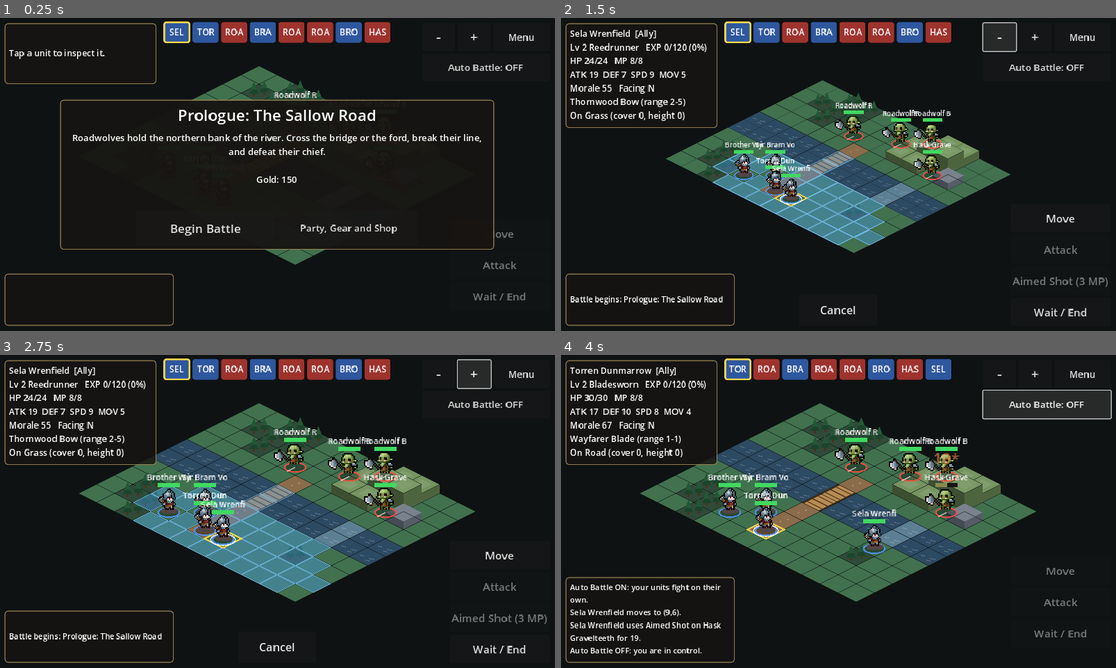
Above: before the commit, frames 1-4 (two rows, left to right).
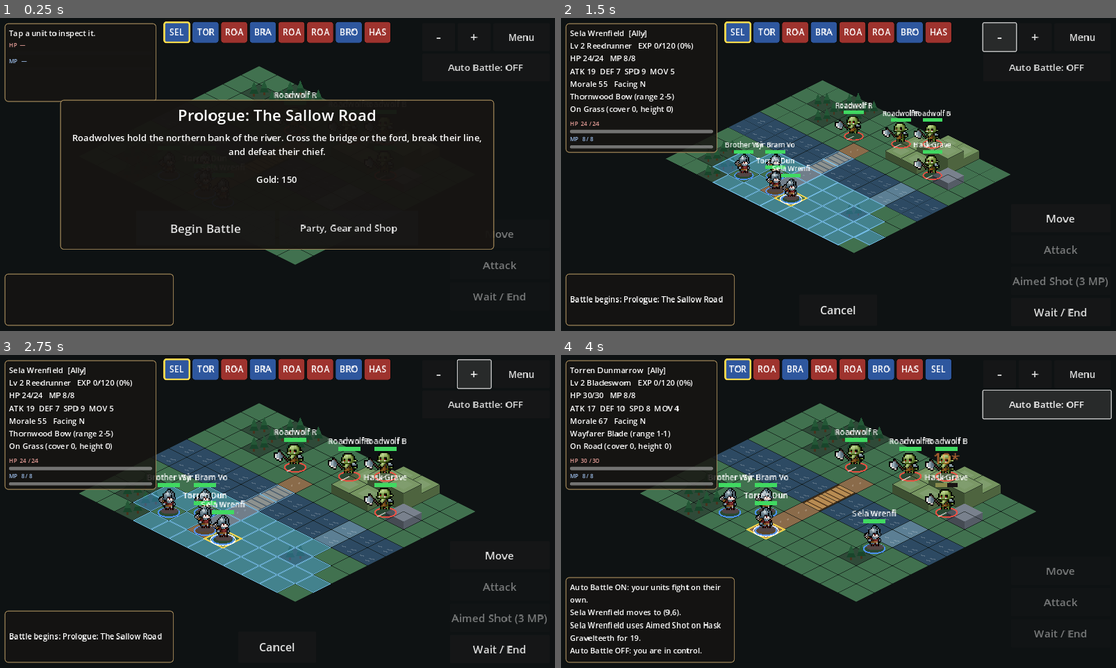
Above: after the commit, the same moments.

Repository: ninjun42215-gif/KindleWake
Game: Godot game, scene res://Main.tscn
Two runs of this game, one before a commit and one after it. Both use one fixed random seed, a clock stepped at 60 frames per second and the inputs below. This scene is started directly instead of the project's main scene.
Inputs:
- Up to frame 1 (0.25 s): no input
- Up to frame 2 (1.5 s): click "Begin Battle" at 0.5 s; click "-" at 1.25 s
- Up to frame 3 (2.75 s): click "+" at 2 s
- Up to frame 4 (4 s): click "Auto Battle: OFF" at 2.75 s; click "Auto Battle: ON" at 3.5 s

The runs differ from the first frame. In frame 1, 0.5% of the frame differs, in the area x 0-29%, y 3-27%; in frame 2, 3.2%; in frame 3, 3.4%; in frame 4, 3.5%, in the area x 0-29%, y 3-44%.

Commit message:
Add clear HP and MP status bars to battle HUD

Diff:
--- a/Kindlewake/scripts/ui/battle_scene.gd
+++ b/Kindlewake/scripts/ui/battle_scene.gd
@@ -61,6 +61,10 @@
 
 # UI references
 var info_label: Label
+var hp_caption: Label
+var mp_caption: Label
+var hp_bar: ProgressBar
+var mp_bar: ProgressBar
 var log_label: Label
 var timeline_box: HBoxContainer
 var btn_move: Button
@@ -1040,7 +1044,11 @@
     var compact: bool = vw < 900.0
     if info_label != null:
         info_label.custom_minimum_size = Vector2(clampf(vw * 0.27, 190.0, 330.0), 0.0)
-        info_label.add_theme_font_size_override("font_size", 16 if compact else 20)
+        info_label.add_theme_font_size_override("font_size", 15 if compact else 18)
+    if hp_caption != null:
+        hp_caption.add_theme_font_size_override("font_size", 12 if compact else 13)
+    if mp_caption != null:
+        mp_caption.add_theme_font_size_override("font_size", 12 if compact else 13)
     if log_label != null:
         log_label.custom_minimum_size = Vector2(clampf(vw * 0.25, 170.0, 370.0), 0.0)
         log_label.add_theme_font_size_override("font_size", 14 if compact else 18)
@@ -1081,9 +1089,29 @@
     info_panel.mouse_filter = Control.MOUSE_FILTER_IGNORE
     info_label = Label.new()
     info_label.autowrap_mode = TextServer.AUTOWRAP_WORD_SMART
-    info_label.custom_minimum_size = Vector2(330, 120)
-    info_label.add_theme_font_size_override("font_size", 20)
-    info_panel.add_child(info_label)
+    info_label.custom_minimum_size = Vector2(330, 92)
+    info_label.autowrap_mode = TextServer.AUTOWRAP_WORD_SMART
+    info_label.add_theme_font_size_override("font_size", 18)
+    var status_stack := VBoxContainer.new()
+    status_stack.add_theme_constant_override("separation", 4)
+    status_stack.add_child(info_label)
+    hp_caption = Label.new()
+    hp_caption.add_theme_font_size_override("font_size", 13)
+    hp_caption.add_theme_color_override("font_color", Color("#e9a09a"))
+    status_stack.add_child(hp_caption)
+    hp_bar = ProgressBar.new()
+    hp_bar.custom_minimum_size = Vector2(0, 8)
+    hp_bar.show_percentage = false
+    status_stack.add_child(hp_bar)
+    mp_caption = Label.new()
+    mp_caption.add_theme_font_size_override("font_size", 13)
+    mp_caption.add_theme_color_override("font_color", Color("#9bbce8"))
+    status_stack.add_child(mp_caption)
+    mp_bar = ProgressBar.new()
+    mp_bar.custom_minimum_size = Vector2(0, 7)
+    mp_bar.show_percentage = false
+    status_stack.add_child(mp_bar)
+    info_panel.add_child(status_stack)
     root.add_child(info_panel)
     info_panel.set_anchors_and_offsets_preset(Control.PRESET_TOP_LEFT, Control.PRESET_MODE_MINSIZE, 12)
 
@@ -1298,6 +1326,7 @@
     var a: BattleUnitScript = controller.active_unit()
     var my_turn: bool = a != null and a.team == "player" and controller.result == "" and not ai_busy and not input_locked
     info_label.text = _info_text()
+    _refresh_unit_bars()
     var pv: String = _preview_text() if not prep_active else ""
     preview_label.text = pv
     preview_panel.visible = pv != ""
@@ -1330,6 +1359,24 @@
     btn_auto.set_pressed_no_signal(auto_battle)
     btn_auto.text = "Auto Battle: ON" if auto_battle else "Auto Battle: OFF"
     btn_auto.modulate = Color(1.0, 0.86, 0.3) if auto_battle else Color(1, 1, 1)
+
+
+func _refresh_unit_bars() -> void:
+    var u: BattleUnitScript = controller.unit_by_id(inspected_id)
+    if u == null:
+        hp_caption.text = "HP  —"
+        mp_caption.text = "MP  —"
+        hp_bar.value = 0.0
+        mp_bar.value = 0.0
+        return
+    var max_hp: int = maxi(1, u.max_hp())
+    var max_mp: int = maxi(1, u.stat("mp"))
+    hp_caption.text = "HP  %d / %d" % [u.hp, max_hp]
+    mp_caption.text = "MP  %d / %d" % [u.mp, max_mp]
+    hp_bar.max_value = float(max_hp)
+    hp_bar.value = float(clampi(u.hp, 0, max_hp))
+    mp_bar.max_value = float(max_mp)
+    mp_bar.value = float(clampi(u.mp, 0, max_mp))
 
 
 func _info_text() -> String:
